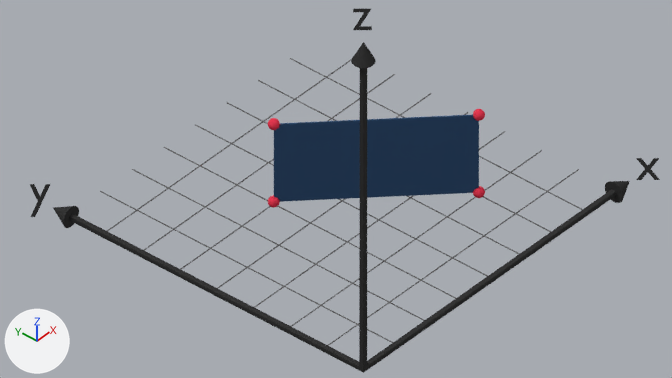
Before and after pictures for a commit that changed the Blender file images/roi.blend.
Before and after are seen from the file's camera 'Camera3D'. Every picture has the same lights, and +X, +Y and +Z are marked at lower left.

In view in the first picture: 'Axis3D', 'Cube', 'Grid', 'Point3D.012', 'Point3D.013', 'Point3D.014', 'Point3D.015'.
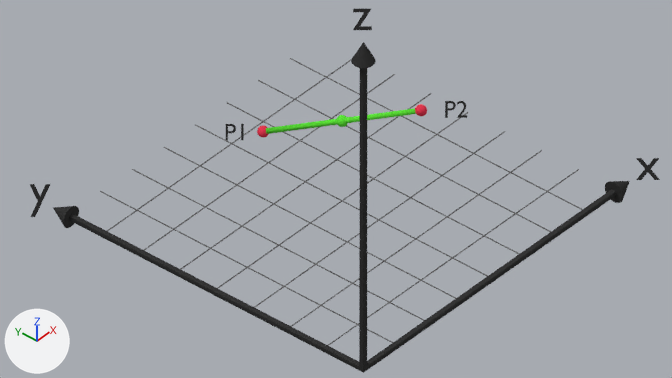
Edits to the bpy script that builds the scene:
```text
Add mat_connector3d:
    mat_connector3d = diffuse_material('Connector3D')
    mat_connector3d.base_color = (0.116, 0.8, 0.0415)  # green #60e739
Add me_cylinder_007:
    me_cylinder_007.from_pydata(...)  # 128 vertices, 66 faces; spans x -0.2..0.3, y -0.2..0.2, z -8.0..8.0
    me_cylinder_007.polygons.foreach_set('use_smooth', [True] * 66)
    me_cylinder_007.materials.append(mat_connector3d)  # green #60e739
Add txt_xlabel_042:
    txt_xlabel_042 = bpy.data.curves.new('xlabel.042', 'FONT')
    txt_xlabel_042.body = 'P1'
    txt_xlabel_042.materials.append(mat_black_no_shading)  # black #303030
    txt_xlabel_042.extrude = 0.062
Add txt_xlabel_043:
    txt_xlabel_043 = bpy.data.curves.new('xlabel.043', 'FONT')
    txt_xlabel_043.body = 'P2'
    txt_xlabel_043.materials.append(mat_black_no_shading)  # black #303030
    txt_xlabel_043.extrude = 0.062
Remove ob_cube:
    ob_cube = bpy.data.objects.new('Cube', me_cube_002)
    ob_cube.location = (19.7, 12.3, 4.0)
    ob_cube.rotation_euler = (0.0, 0.0, -0.785)  # degrees (0, 0, -45)
Change ob_point3d_015:
    ob_point3d_015.location: (24.0, 8.0, 8.0) -> (17.87, 9.03, 11.45)
Change ob_point3d_014:
    ob_point3d_014.location: (12.0, 20.0, 8.0) -> (16.0, 16.0, 8.0)
Change ob_point3d_012:
    ob_point3d_012.location: (12.0, 20.0, 0.0) -> (14.13, 22.97, 4.55)
Remove ob_point3d_013:
    ob_point3d_013 = bpy.data.objects.new('Point3D.013', me_sphere_012)
    ob_point3d_013.location = (24.0, 8.0, 0.0)
Add ob_cylinder_008:
    ob_cylinder_008 = bpy.data.objects.new('Cylinder.008', me_cylinder_007)
    ob_cylinder_008.location = (16.0, 16.0, 8.0)
    ob_cylinder_008.rotation_euler = (-0.375, 1.089, -1.726)  # degrees (-21, 62, -99)
Add ob_p2_003:
    ob_p2_003 = bpy.data.objects.new('P2.003', txt_xlabel_042)
    ob_p2_003.location = (1.38, 16.31, 14.2)
    ob_p2_003.rotation_euler = (0.924, -0.000471, -0.862)  # degrees (53, 0, -49)
    ob_p2_003.scale = (2.0, 2.0, 2.0)
Add ob_p1_009:
    ob_p1_009 = bpy.data.objects.new('P1.009', txt_xlabel_043)
    ob_p1_009.location = (15.98, 4.96, 13.79)
    ob_p1_009.rotation_euler = (0.924, -0.000471, -0.862)  # degrees (53, 0, -49)
    ob_p1_009.scale = (2.0, 2.0, 2.0)
```

What differs and where, as boxes (x1, y1, x2, y2) in the pictures (672 x 378 px):
'Cube', deleted
    before: (274, 115, 479, 202)
'Cylinder.008', added (green)
    after: (266, 109, 416, 134)
'Point3D.015', moved
    before: (473, 109, 485, 121)
    after: (415, 104, 427, 116)
'Point3D.014', moved
    before: (268, 118, 280, 130)
    after: (336, 115, 348, 127)
'Point3D.012', moved
    before: (268, 195, 280, 208)
    after: (257, 126, 268, 138)
'P1.009', added
    after: (445, 101, 467, 118)
'P2.003', added
    after: (226, 124, 244, 140)
'Point3D.013', deleted
    before: (473, 186, 485, 198)
